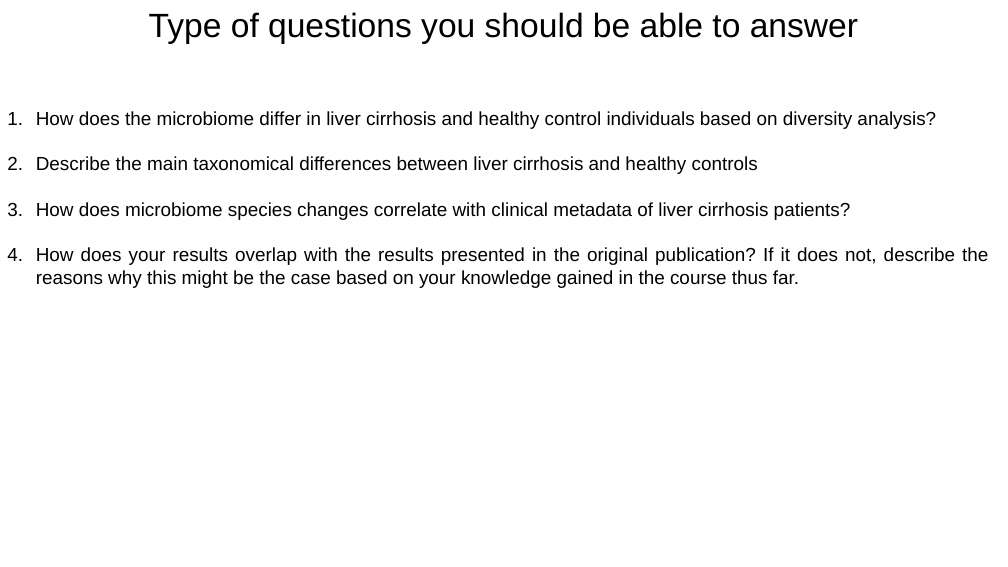
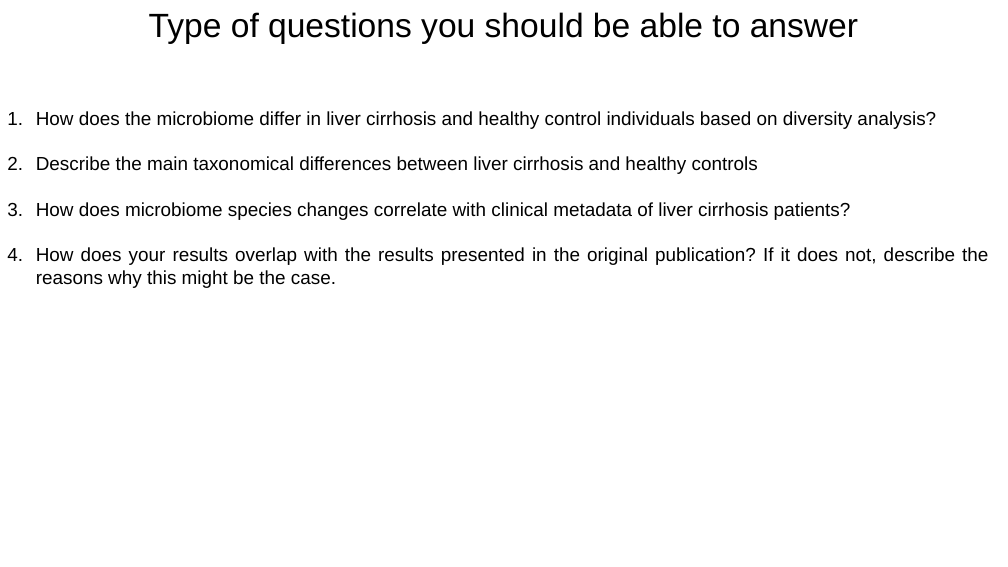
Before and after one commit to FrederickClasen/KCL_MSc_2023, a slide deck: slide 11 of Microbiome_analysis/Workshop-overview.pptx (slide 10 before the commit). Drawn at 1008x567 pixels with LibreOffice and Linux fonts; fonts in the diff are those of the drawing. Boxes give left, top, right and bottom in pixels: in the first picture for what was removed or moved away, otherwise in the second. Text is boxed around its words. In the diff, an @@ line names an element or a change of style, - is before the commit and + after.

```diff
--- a/Microbiome_analysis/Workshop-overview.pptx
+++ b/Microbiome_analysis/Workshop-overview.pptx
@@ text at (x1=36, y1=247, x2=988, y2=288): text changed @@
-4. How does your results overlap with the results presented in the original publication? If it does not, describe the reasons why this might be the case based on your knowledge gained in the course thus far.
+4. How does your results overlap with the results presented in the original publication? If it does not, describe the reasons why this might be the case.
```
Also in this commit, not shown: 1 other slide changed, 3 slides added, 4 other files.
